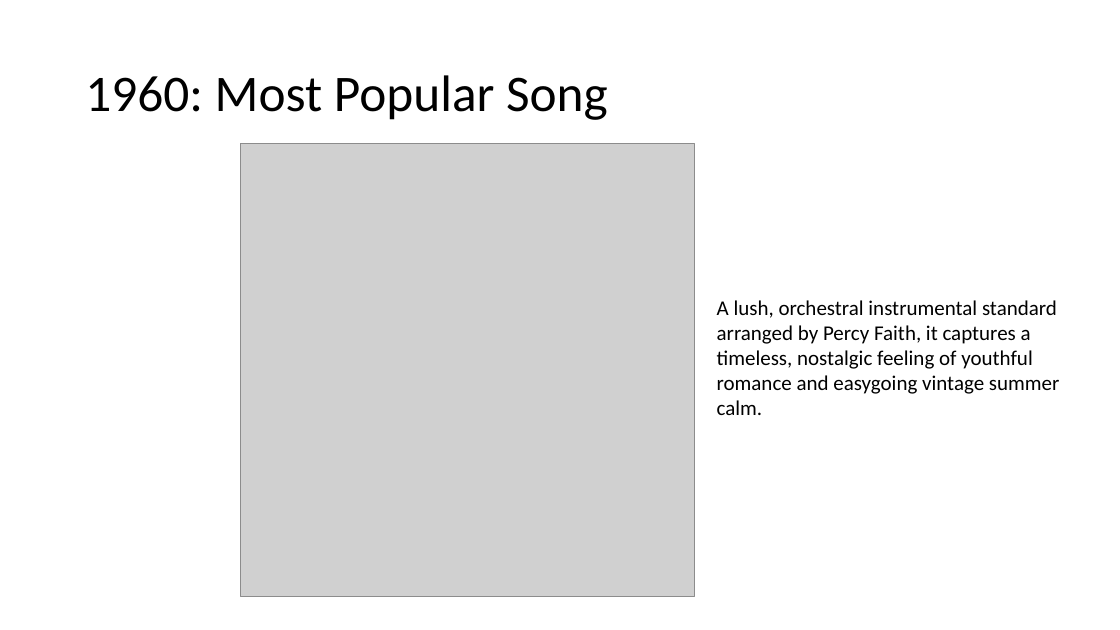
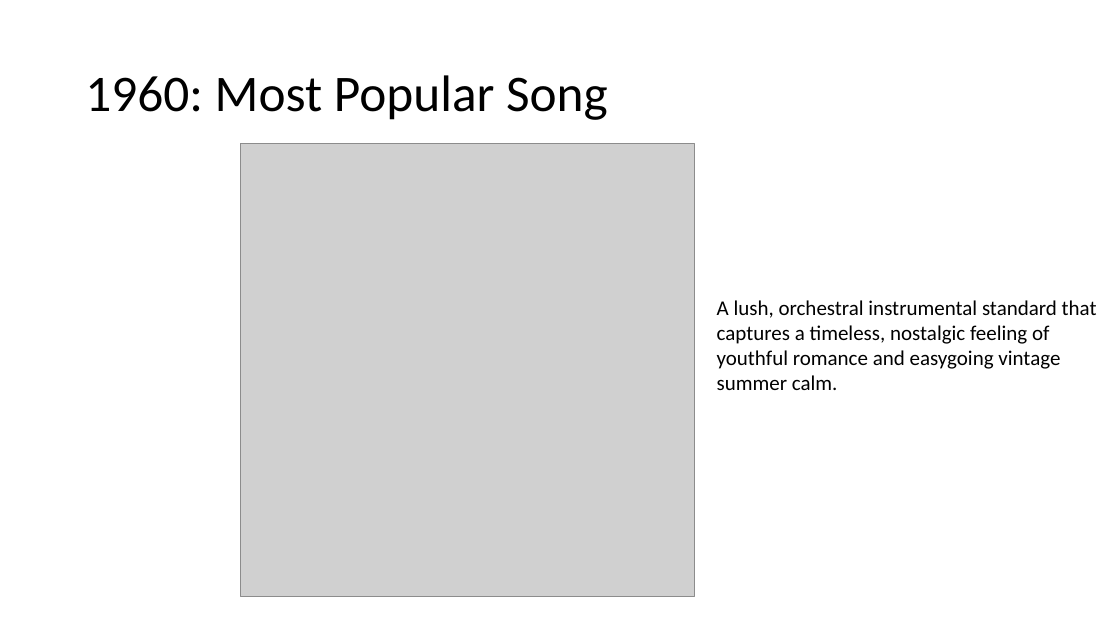
Before and after one commit to matthewphamm/cmpt383fall2026, a slide deck: slide 12 of racket/scheme1975.pptx. Drawn at 1120x630 pixels with LibreOffice and Linux fonts; fonts in the diff are those of the drawing; grey boxes stand for pictures. Boxes give left, top, right and bottom in pixels: in the first picture for what was removed or moved away, otherwise in the second. Text is boxed around its words. In the diff, an @@ line names an element or a change of style, - is before the commit and + after.

Commit message:
updated

```diff
--- a/racket/scheme1975.pptx
+++ b/racket/scheme1975.pptx
@@ text at box(717, 300, 1097, 390): text changed @@
-A lush, orchestral instrumental standard arranged by Percy Faith, it captures a timeless, nostalgic feeling of youthful romance and easygoing vintage summer calm.
+A lush, orchestral instrumental standard that captures a timeless, nostalgic feeling of youthful romance and easygoing vintage summer calm.
```
